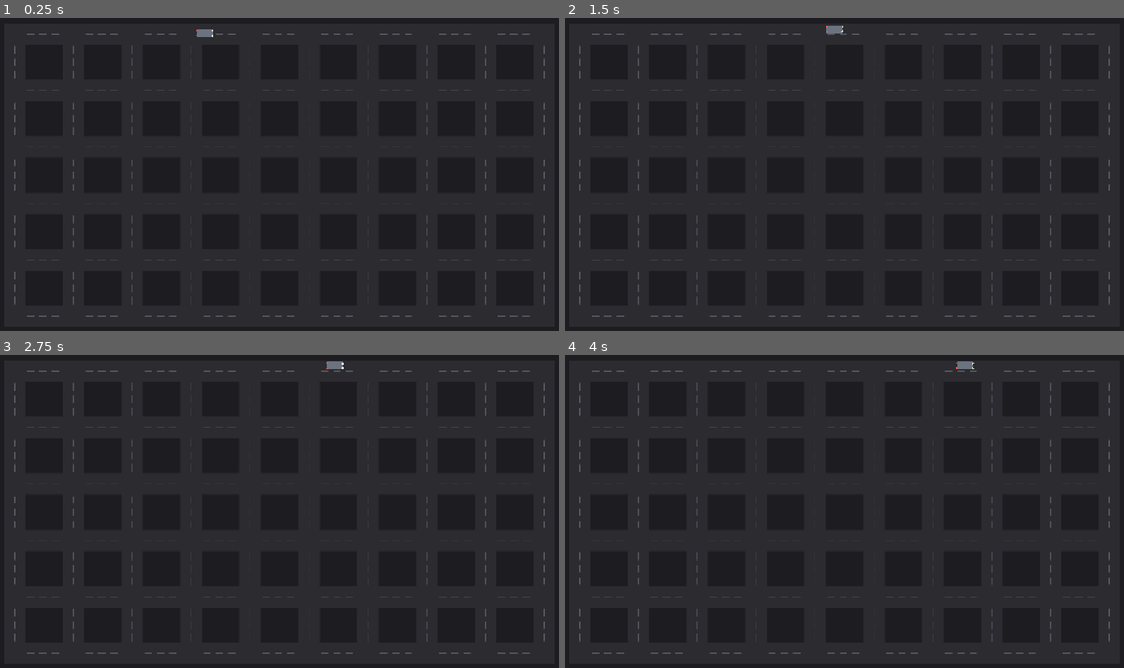
Above: before the commit, frames 1-4 (two rows, left to right).
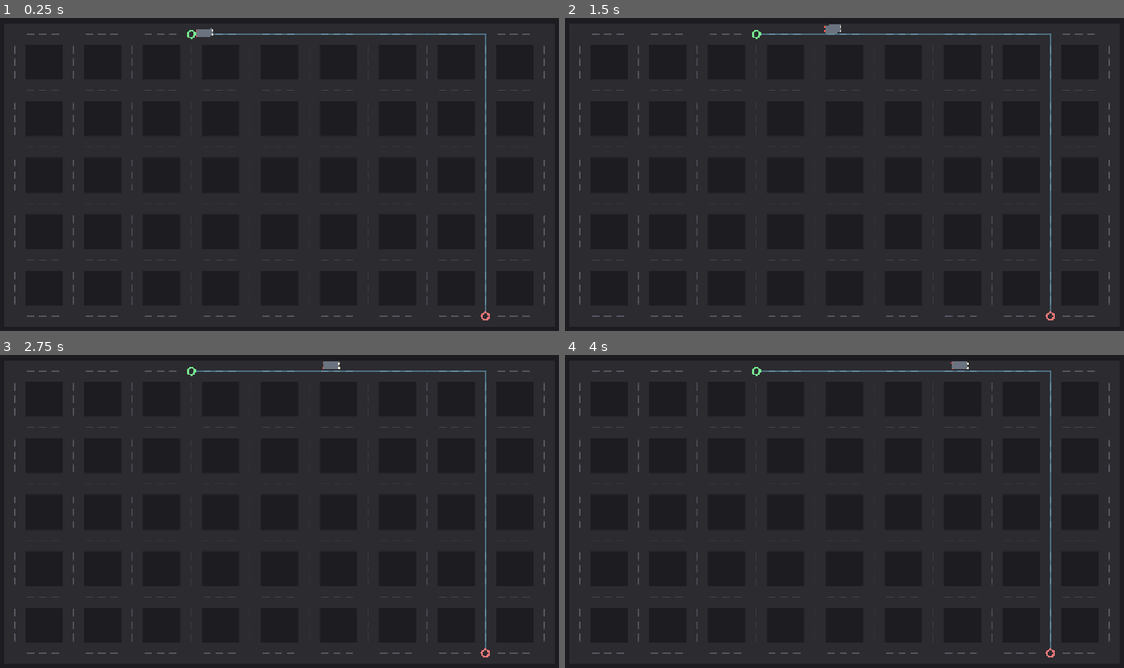
Above: after the commit, the same moments.

Repository: kristofsw/city-traffic-sim
Game: Godot game, scene res://scenes/main.tscn
Same seed, same stepped clock (60 frames per second), same inputs: the game is played once before the commit and once after it.
Inputs:
- Up to frame 1 (0.25 s): no input
- Up to frame 2 (1.5 s): tap Enter at 0.5 s; tap Space at 1.25 s
- Up to frame 3 (2.75 s): tap Enter at 2 s
- Up to frame 4 (4 s): tap Space at 2.75 s; tap Enter at 3.5 s

The runs differ from the first frame. In frame 1, 0.5% of the frame differs, in the area x 33-88%, y 3-97%; in frame 2, 0.5%; in frame 3, 0.5%; in frame 4, 0.6%, in the area x 33-88%, y 2-97%.

Commit message:
fix: right-hand lane following with bezier turns + always-on route visualization
- Replace single-target-per-segment movement with precomputed offset
  waypoint trajectory on the right-hand side of each segment.
- Add quadratic bezier arcs at intersections so the car rounds corners
  on the right side (Belgium-style right-hand traffic) instead of
  swerving into the oncoming lane.
- Add always-on route visualization in road_grid.gd: soft cyan polyline
  (A->B) + green start ring + red goal ring, visible without F1.
- F1 now toggles only the raw graph debug overlay (nodes/edges).
- Add lane-invariant debug log (debug_lane export) verified non-negative
  across full trips.

Diff:
--- a/project.godot
+++ b/project.godot
@@ -1,6 +1,10 @@
 ; Engine configuration file.
 ; It's best edited using the editor UI and not directly,
-; since the parameters you write here can't be (easily) read back.
+; since the parameters that go here are not all obvious.
+;
+; Format:
+;   [section] ; section goes between []
+;   param=value ; assign values to parameters
 
 config_version=5
 
@@ -17,7 +21,6 @@
 window/size/viewport_width=1280
 window/size/viewport_height=720
 window/stretch/mode="canvas_items"
-window/stretch/aspect="keep"
 
 [rendering]
 
--- a/scripts/road_grid.gd
+++ b/scripts/road_grid.gd
@@ -1,12 +1,17 @@
 extends Node2D
 ## Renders the procedural road grid and owns the RoadGraph used by the
-## simulation. Press F1 to toggle the debug overlay (graph nodes + edges).
+## simulation. The active A->B route (soft cyan line + green start ring +
+## red goal ring) is ALWAYS visible. Press F1 to toggle the raw graph
+## debug overlay (nodes + edges). F5 regenerates the grid.
 
 const ASPHALT_COLOR := Color(0.168, 0.168, 0.188, 1)      # #2b2b30
 const LANE_MARK_COLOR := Color(0.353, 0.353, 0.392, 1)    # #5a5a64
 const DEBUG_NODE_COLOR := Color(1.0, 0.85, 0.30, 0.9)
 const DEBUG_EDGE_COLOR := Color(0.30, 0.70, 1.0, 0.6)
-const DEBUG_PATH_COLOR := Color(1.0, 0.40, 0.55, 0.9)
+const ROUTE_LINE_COLOR := Color(0.50, 0.85, 1.0, 0.40)    # #7fd8ff ~40%
+const ROUTE_START_COLOR := Color(0.50, 1.0, 0.60, 0.9)    # #7fff9a
+const ROUTE_GOAL_COLOR := Color(1.0, 0.50, 0.50, 0.9)     # #ff7f7f
+const ROUTE_RING_INNER := Color(0.168, 0.168, 0.188, 1)   # asphalt core for ring look
 
 @export var screen_size: Vector2 = Vector2(1280, 720)
 @export var margin_px: float = 40.0
@@ -17,7 +22,9 @@
 
 var generator: GridGenerator = null
 var graph: RoadGraph = null
-var debug_path: Array[Vector2i] = []
+var route_path: Array[Vector2i] = []
+var route_start: Vector2i = Vector2i.ZERO
+var route_goal: Vector2i = Vector2i.ZERO
 
 func _ready() -> void:
 	_regenerate()
@@ -41,7 +48,6 @@
 	for key in graph.edges:
 		var from: Vector2 = graph.world_of(key)
 		for n in graph.edges[key]:
-			# Only draw each edge once (avoid double-draw).
 			if key < n:
 				var to: Vector2 = graph.world_of(n)
 				draw_line(from, to, ASPHALT_COLOR, road_width, true)
@@ -57,7 +63,9 @@
 		var p: Vector2 = graph.world_of(key)
 		var r: float = road_width * 0.5
 		draw_rect(Rect2(p.x - r, p.y - r, r * 2.0, r * 2.0), ASPHALT_COLOR)
-	# Debug overlay.
+	# Always-on route visualization.
+	_draw_route()
+	# Debug overlay (F1): raw graph nodes + edges.
 	if show_debug:
 		for key in graph.edges:
 			var from: Vector2 = graph.world_of(key)
@@ -67,9 +75,23 @@
 					draw_line(from, to, DEBUG_EDGE_COLOR, 1.0, true)
 		for key in graph.nodes:
 			draw_circle(graph.world_of(key), 4.0, DEBUG_NODE_COLOR)
-		if debug_path.size() >= 2:
-			for i in range(debug_path.size() - 1):
-				draw_line(graph.world_of(debug_path[i]), graph.world_of(debug_path[i + 1]), DEBUG_PATH_COLOR, 2.5, true)
+
+func _draw_route() -> void:
+	if route_path.size() < 2:
+		return
+	# Soft cyan polyline through the path's world positions.
+	for i in range(route_path.size() - 1):
+		var a: Vector2 = graph.world_of(route_path[i])
+		var b: Vector2 = graph.world_of(route_path[i + 1])
+		draw_line(a, b, ROUTE_LINE_COLOR, 3.0, true)
+	# Start (A) ring: green.
+	_draw_ring(graph.world_of(route_start), 10.0, ROUTE_START_COLOR)
+	# Goal (B) ring: red.
+	_draw_ring(graph.world_of(route_goal), 10.0, ROUTE_GOAL_COLOR)
+
+func _draw_ring(center: Vector2, radius: float, color: Color) -> void:
+	draw_circle(center, radius, color)
+	draw_circle(center, radius - 4.0, ROUTE_RING_INNER)
 
 func _draw_dashed_line(from: Vector2, to: Vector2, color: Color, width: float, dash: float, gap: float) -> void:
 	var total: float = from.distance_to(to)
@@ -98,10 +120,14 @@
 func get_generator() -> GridGenerator:
 	return generator
 
-func set_debug_path(path: Array[Vector2i]) -> void:
-	debug_path = path
+func set_route(start: Vector2i, goal: Vector2i, path: Array[Vector2i]) -> void:
+	route_start = start
+	route_goal = goal
+	route_path = path
 	queue_redraw()
 
-func clear_debug_path() -> void:
-	debug_path = []
+func clear_route() -> void:
+	route_path = []
+	route_start = Vector2i.ZERO
+	route_goal = Vector2i.ZERO
 	queue_redraw()
--- a/scripts/simulation_manager.gd
+++ b/scripts/simulation_manager.gd
@@ -41,7 +41,7 @@
 		printerr("[SimulationManager] no path %s -> %s" % [current, goal])
 		return
 	vehicle.assign_path(p)
-	road_grid.set_debug_path(p)
+	road_grid.set_route(current, goal, p)
 	print("[SimulationManager] path %s -> %s (%d hops)" % [current, goal, p.size()])
 
 func _on_vehicle_arrived() -> void:
--- a/scripts/vehicle_controller.gd
+++ b/scripts/vehicle_controller.gd
@@ -1,8 +1,10 @@
 class_name VehicleController
 extends Node2D
-## Drives a vehicle along a path of grid intersections. Maintains a
-## right-hand lane offset, smooth heading rotation at turns, and reports
-## arrival so the manager can assign a new path.
+## Drives a vehicle along a path of grid intersections. The trajectory is
+## precomputed as offset waypoints on the RIGHT-hand side of each segment,
+## connected by quadratic bezier arcs at intersections so the car rounds
+## corners on the right side (Belgium-style right-hand traffic) and never
+## swerves into the oncoming lane.
 
 signal arrived
 
@@ -11,70 +13,177 @@
 const TAILLIGHT_COLOR := Color(1.0, 0.35, 0.30, 1)    # #ff5a4d
 
 @export var speed: float = 120.0            # px / sec
-@export var rotation_speed: float = 6.0     # rad / sec (lerp factor)
+@export var rotation_speed: float = 8.0     # rad / sec (lerp factor for heading)
 @export var lane_offset: float = 12.0       # half-lane, right-hand drive
-@export var arrival_radius: float = 6.0     # px tolerance for "reached node"
+@export var arrival_radius: float = 3.0     # px tolerance for "reached waypoint"
+@export var turn_radius: float = 18.0       # px; pull-back before intersection for arc
+@export var bezier_samples: int = 14        # samples per turn arc
+@export var debug_lane: bool = false        # log signed lane offset each frame
 
 var graph: RoadGraph = null
 var path: Array[Vector2i] = []
-var path_index: int = 0
+var trajectory: Array[Vector2] = []         # world-space points to drive through
+var traj_index: int = 0
 var heading: float = 0.0
-var position_on_road: Vector2 = Vector2.ZERO  # actual world pos of the Node2D
+var position_on_road: Vector2 = Vector2.ZERO
+var _current_segment_key: Vector2i = Vector2i.ZERO  # for lane-invariant logging
 
 func _ready() -> void:
 	position = position_on_road
 
 func assign_path(new_path: Array[Vector2i]) -> void:
 	path = new_path
-	path_index = 0
+	traj_index = 0
+	trajectory = _build_trajectory(new_path)
 	if path.size() >= 1:
 		position_on_road = graph.world_of(path[0])
 		position = position_on_road
-	if path.size() >= 2:
+		_current_segment_key = path[0]
+	if trajectory.size() >= 2:
+		heading = (trajectory[1] - trajectory[0]).angle()
+	elif path.size() >= 2:
 		heading = _direction_to(path[0], path[1]).angle()
 
+func _build_trajectory(p: Array[Vector2i]) -> Array[Vector2]:
+	var out: Array[Vector2] = []
+	if p.size() < 2:
+		if p.size() == 1:
+			out.append(graph.world_of(p[0]))
+		return out
+
+	# Per-segment entry/exit on the right-hand side.
+	var entries: Array[Vector2] = []
+	var exits: Array[Vector2] = []
+	var perps: Array[Vector2] = []
+	for i in range(p.size() - 1):
+		var a: Vector2 = graph.world_of(p[i])
+		var b: Vector2 = graph.world_of(p[i + 1])
+		var d: Vector2 = (b - a).normalized()
+		var perp: Vector2 = Vector2(d.y, -d.x)  # right-hand perpendicular (y-down)
+		perps.append(perp)
+		entries.append(a + perp * lane_offset)
+		exits.append(b + perp * lane_offset)
+
+	# Assemble: straight(entry -> approach) + bezier(approach -> leave) + straight(leave -> exit)
+	for i in range(p.size() - 1):
+		var entry: Vector2 = entries[i]
+		var exit: Vector2 = exits[i]
+		var seg_len: float = entry.distance_to(exit)
+
+		if i < p.size() - 2:
+			# Straight portion up to 'approach' (pulled back by turn_radius from exit).
+			var approach: Vector2 = exit - (exit - entry).normalized() * turn_radius
+			if entry.distance_to(approach) > arrival_radius:
+				out.append(entry)
+				if approach.distance_to(entry) > turn_radius:
+					out.append(approach)
+				else:
+					out.append(exit)  # segment too short; just go to exit
+			else:
+				out.append(entry)
+			# Bezier from approach to next segment's 'leave' point.
+			var next_perp: Vector2 = perps[i + 1]
+			var next_entry: Vector2 = entries[i + 1]
+			var leave: Vector2 = next_entry + (next_entry - exits[i + 1]).normalized() * turn_radius
+			# Control point: the right-hand corner of the intersection = intersection
+			# center offset by perp of the CURRENT segment (keeps arc on the right
+			# side as the car enters the turn) -- this yields a smooth tangent handoff.
+			var center: Vector2 = graph.world_of(p[i + 1])
+			var control: Vector2 = center + perps[i] * lane_offset
+			# If the next segment is straight-on (same direction), skip the arc.
+			var cur_dir: Vector2 = (graph.world_of(p[i + 1]) - graph.world_of(p[i])).normalized()
+			var nxt_dir: Vector2 = (graph.world_of(p[i + 2]) - graph.world_of(p[i + 1])).normalized()
+			if cur_dir.dot(nxt_dir) > 0.99:
+				# No turn; just continue straight through.
+				out.append(exit)
+			else:
+				# Sample the quadratic bezier: B(t) = (1-t)^2 P0 + 2(1-t)t C + t^2 P1
+				var p0: Vector2 = approach if approach.distance_to(entry) > turn_radius else exit
+				var p1: Vector2 = leave
+				for s in range(1, bezier_samples + 1):
+					var t: float = float(s) / float(bezier_samples)
+					var pt: Vector2 = p0.lerp(control, t).lerp(control.lerp(p1, t), t)
+					out.append(pt)
+		else:
+			# Last segment: straight to the destination exit point.
+			out.append(entry)
+			out.append(exit)
+	return out
+
 func _process(delta: float) -> void:
-	if graph == null or path.size() < 2:
+	if graph == null or trajectory.size() < 2 or traj_index >= trajectory.size() - 1:
+		# Check arrival.
+		if trajectory.size() > 0 and traj_index >= trajectory.size() - 1:
+			arrived.emit()
+			traj_index = trajectory.size()  # guard against re-emit
 		return
-	# Target world pos for the current segment end, offset to right-hand lane.
-	var from_key: Vector2i = path[path_index]
-	var to_key: Vector2i = path[path_index + 1]
-	var from_world: Vector2 = graph.world_of(from_key)
-	var to_world: Vector2 = graph.world_of(to_key)
-	var seg_dir: Vector2 = (to_world - from_world).normalized()
-	# Right-hand perpendicular (in screen space, y-down): rotate seg_dir by -90deg
-	var perp: Vector2 = Vector2(seg_dir.y, -seg_dir.x)
-	var target: Vector2 = to_world + perp * lane_offset
-	# Move toward target.
+
+	var target: Vector2 = trajectory[traj_index + 1]
 	var to_target: Vector2 = target - position_on_road
 	var dist: float = to_target.length()
+
+	# Update current segment key for lane-invariant logging (find which segment
+	# the car is currently on based on closest entry/exit pair).
+	_current_segment_key = _estimate_current_segment()
+
+	if debug_lane:
+		print("[Vehicle] lane_offset_signed=%.2f seg=%s pos=%s" % [_signed_lane_offset(), _current_segment_key, position_on_road])
+
 	if dist <= arrival_radius:
-		# Reached this intersection; advance.
-		path_index += 1
-		if path_index >= path.size() - 1:
-			# Final node reached.
-			position_on_road = target
-			position = position_on_road
-			arrived.emit()
-			return
-		# Continue toward next segment; the next iteration will recompute target.
+		traj_index += 1
 		return
+
 	var step: float = min(speed * delta, dist)
 	position_on_road += to_target.normalized() * step
 	position = position_on_road
-	# Smoothly rotate heading toward segment direction.
-	var desired: float = seg_dir.angle()
+	# Smoothly rotate heading toward travel direction.
+	var desired: float = to_target.angle()
 	heading = lerp_angle(heading, desired, clamp(rotation_speed * delta, 0.0, 1.0))
 	queue_redraw()
 
+func _estimate_current_segment() -> Vector2i:
+	# Map current position back to the path segment whose centerline is closest.
+	var best: Vector2i = path[0]
+	var best_d: float = INF
+	for i in range(path.size() - 1):
+		var a: Vector2 = graph.world_of(path[i])
+		var b: Vector2 = graph.world_of(path[i + 1])
+		var d: float = _dist_point_to_segment(position_on_road, a, b)
+		if d < best_d:
+			best_d = d
+			best = path[i]
+	return best
+
+func _dist_point_to_segment(p: Vector2, a: Vector2, b: Vector2) -> float:
+	var ab: Vector2 = b - a
+	var t: float = clamp((p - a).dot(ab) / ab.length_squared(), 0.0, 1.0)
+	var proj: Vector2 = a + ab * t
+	return p.distance_to(proj)
+
+func _signed_lane_offset() -> float:
+	# Signed perpendicular distance from current segment centerline.
+	# Positive = right-hand side (correct). Negative = oncoming lane (bug).
+	if path.size() < 2:
+		return 0.0
+	# Find segment nearest to current position.
+	var best_i: int = 0
+	var best_d: float = INF
+	for i in range(path.size() - 1):
+		var a: Vector2 = graph.world_of(path[i])
+		var b: Vector2 = graph.world_of(path[i + 1])
+		var d: float = _dist_point_to_segment(position_on_road, a, b)
+		if d < best_d:
+			best_d = d
+			best_i = i
+	var a: Vector2 = graph.world_of(path[best_i])
+	var b: Vector2 = graph.world_of(path[best_i + 1])
+	var d: Vector2 = (b - a).normalized()
+	var perp: Vector2 = Vector2(d.y, -d.x)  # right-hand
+	return (position_on_road - a).dot(perp)
+
 func _draw() -> void:
-	# Body: rounded rectangle approximation via two rects (simple). Length ~36, width ~18.
 	var length: float = 36.0
 	var width: float = 18.0
-	var body_rect := Rect2(-length * 0.5, -width * 0.5, length, width)
-	# We rotate the canvas by heading for body orientation.
-	var prev_transform := get_canvas_transform()
-	# Drawing happens in local space already; we just rotate the rect by heading.
 	var cos_h: float = cos(heading)
 	var sin_h: float = sin(heading)
 	var corners := PackedVector2Array([
@@ -87,12 +196,12 @@
 	for c in corners:
 		rotated.append(Vector2(c.x * cos_h - c.y * sin_h, c.x * sin_h + c.y * cos_h))
 	draw_colored_polygon(rotated, BODY_COLOR)
-	# Headlights: small dots at the front edge.
+	# Headlights at front edge.
 	var front_local := Vector2(length * 0.5, 0.0)
 	var front_world := Vector2(front_local.x * cos_h - front_local.y * sin_h, front_local.x * sin_h + front_local.y * cos_h)
 	draw_circle(front_world + Vector2(0, -width * 0.3).rotated(heading), 2.2, HEADLIGHT_COLOR)
 	draw_circle(front_world + Vector2(0,  width * 0.3).rotated(heading), 2.2, HEADLIGHT_COLOR)
-	# Taillights: small dots at the rear edge.
+	# Taillights at rear edge.
 	var rear_local := Vector2(-length * 0.5, 0.0)
 	var rear_world := Vector2(rear_local.x * cos_h - rear_local.y * sin_h, rear_local.x * sin_h + rear_local.y * cos_h)
 	draw_circle(rear_world + Vector2(0, -width * 0.3).rotated(heading), 1.8, TAILLIGHT_COLOR)
@@ -102,4 +211,4 @@
 	return (graph.world_of(b) - graph.world_of(a)).normalized()
 
 func is_busy() -> bool:
-	return path.size() >= 2 and path_index < path.size() - 1
+	return traj_index < trajectory.size() - 1
